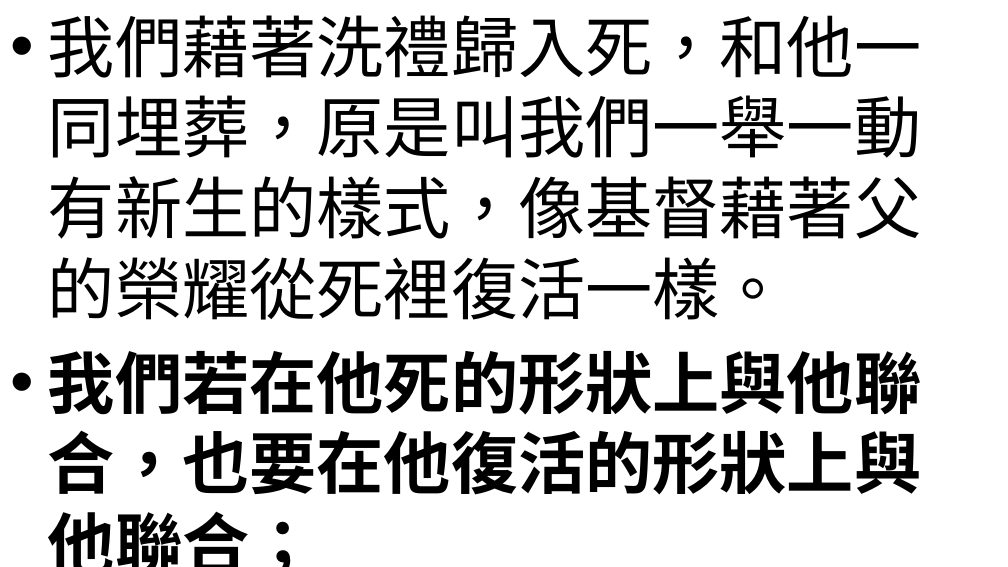
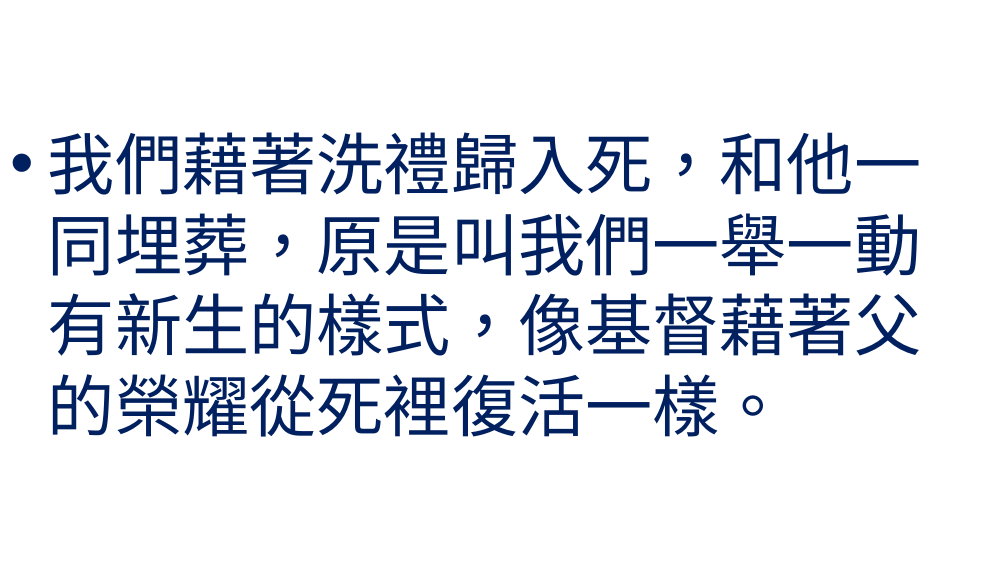
Before and after one commit to batisuoc/worship-resources, a slide deck: slide 5 of 96水禮.pptx. Drawn at 1008x567 pixels with LibreOffice and Linux fonts; fonts in the diff are those of the drawing; background and template pictures are left out. Boxes give left, top, right and bottom in pixels: in the first picture for what was removed or moved away, otherwise in the second. Text is boxed around its words. In the diff, an @@ line names an element or a change of style, - is before the commit and + after.

```diff
--- a/96水禮.pptx
+++ b/96水禮.pptx
@@ text "我們藉著洗禮歸入死，和他一同埋葬，原是叫我們一舉一動有新生的樣式，像基督藉著父的榮耀從死裡復活一樣。" at (48, 132, 921, 437): text colour #000000 to #002060; vertical alignment top to middle @@
@@ text at (48, 351, 921, 495): paragraph removed @@
-• 我們若在他死的形狀上與他聯合，也要在他復活的形狀上與他聯合；
```
Also in this commit, not shown: 6 other slides changed, 1 slide added, 1 other file.
